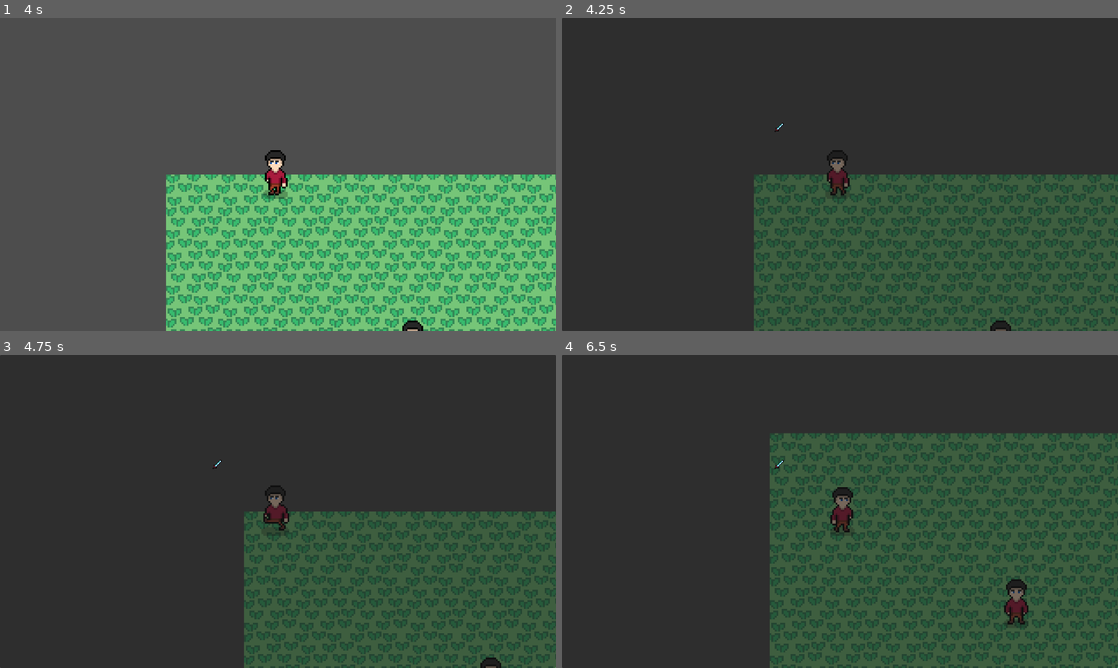
Above: before the commit, frames 1-4 (two rows, left to right).
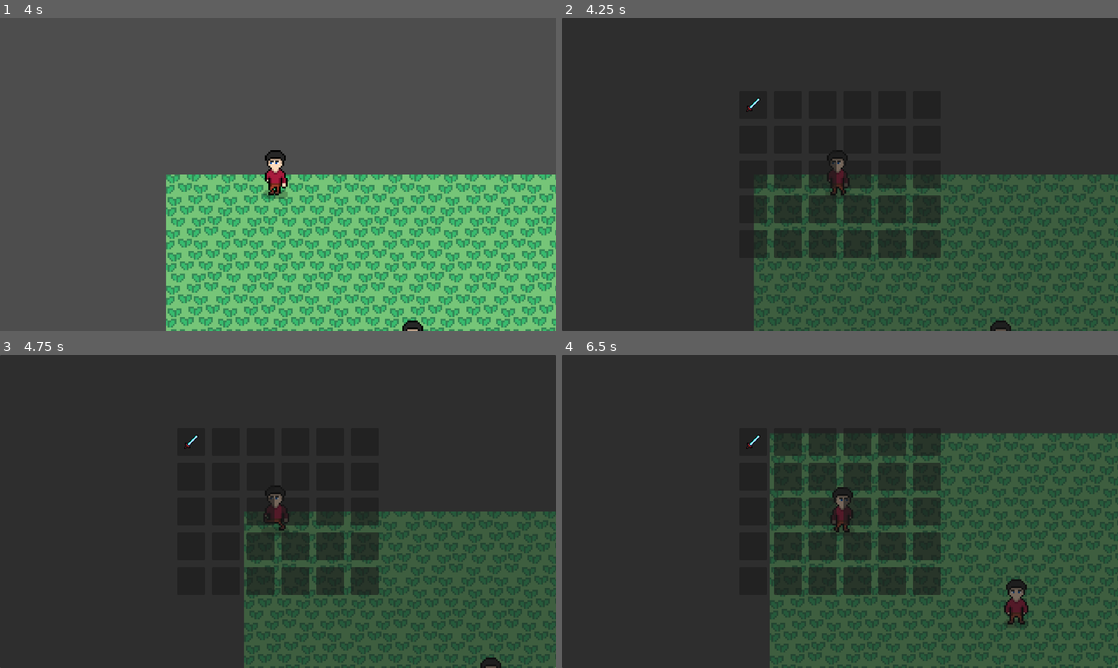
Above: after the commit, the same moments.

Repository: QuocKhangDA22TTD/rpg_game
Game: Godot game, scene res://scenes/demo.tscn
Two runs of this game, one before a commit and one after it. Both use one fixed random seed, a clock stepped at 60 frames per second and the inputs below.
Inputs:
- Up to frame 1 (4 s): tap Enter at 0.5 s; hold Right (ui_right) 0.53-1.28 s; hold Down (ui_down) 1.28-2.03 s; hold Right (ui_right) 2.03-2.78 s; hold Up (ui_up) 2.78-3.53 s; hold Left (ui_left) from 3.53 s (still down)
- Up to frame 2 (4.25 s): keep holding Left (ui_left); tap I (toggle_inventory) at 4.15 s
- Up to frame 3 (4.75 s): keep holding Left (ui_left)
- Up to frame 4 (6.5 s): release Left (ui_left) at 5.03 s; hold Down (ui_down) 5.03-5.78 s; hold Right (ui_right) from 5.78 s (still down)

Frame 1 is identical in both runs. In frame 2, 6.1% of the frame differs, in the area x 33-69%, y 25-77%; in frame 3, 4.4%; in frame 4, 11%, in the area x 33-69%, y 24-77%.

Commit message:
Thêm node panel vào trong scene slot để có thể hiển thị được slot, chỉnh kích thước panel và icon của scene thành 64x64, chỉnh vị trí của node GridContainer của scene inventory_ui thành 128, 58.

Diff:
--- a/scenes/inventory_ui.tscn
+++ b/scenes/inventory_ui.tscn
@@ -29,8 +29,12 @@
 anchor_top = 0.5
 anchor_right = 0.5
 anchor_bottom = 0.5
+offset_left = -32.0
+offset_top = -32.0
+offset_right = -32.0
+offset_bottom = -32.0
 grow_horizontal = 2
 grow_vertical = 2
-theme_override_constants/h_separation = 64
-theme_override_constants/v_separation = 64
+theme_override_constants/h_separation = 80
+theme_override_constants/v_separation = 80
 columns = 6
--- a/scenes/slot.tscn
+++ b/scenes/slot.tscn
@@ -13,10 +13,15 @@
 icon = NodePath("Icon")
 amount = NodePath("Amount")
 
+[node name="Panel" type="Panel" parent="." unique_id=1466648611]
+layout_mode = 0
+offset_right = 64.0
+offset_bottom = 64.0
+
 [node name="Icon" type="TextureRect" parent="." unique_id=1561663722]
 layout_mode = 0
-offset_right = 40.0
-offset_bottom = 40.0
+offset_right = 64.0
+offset_bottom = 64.0
 
 [node name="Amount" type="Label" parent="." unique_id=1687080793]
 layout_mode = 0
